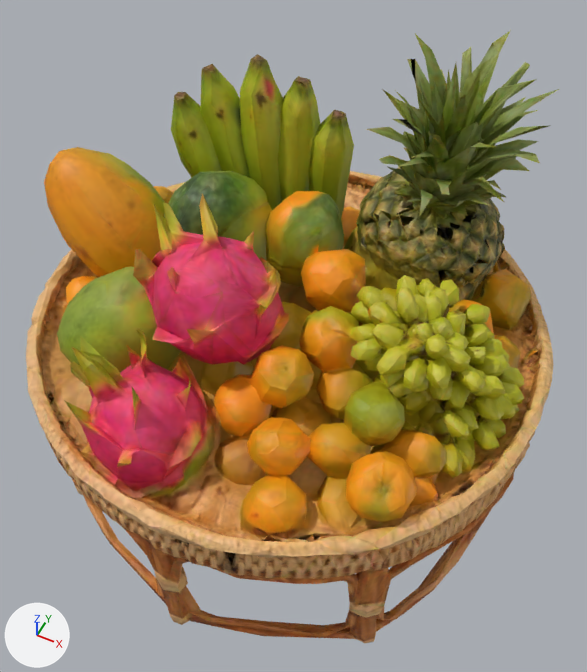
Before and after pictures for a commit that changed the glTF model assets/w3fruit.glb.
Rendered twice from a 50 mm camera at (0.22, -0.422, 0.707) aimed at (0.015, -0.01, 0.192). The axes (+X, +Y, +Z) are drawn at lower left. The lights are the same throughout. The first picture is the older version. Where no turn or scale is listed for an object, it has been applied to the vertices.

Objects in the first picture: 'output_unwrapped'.
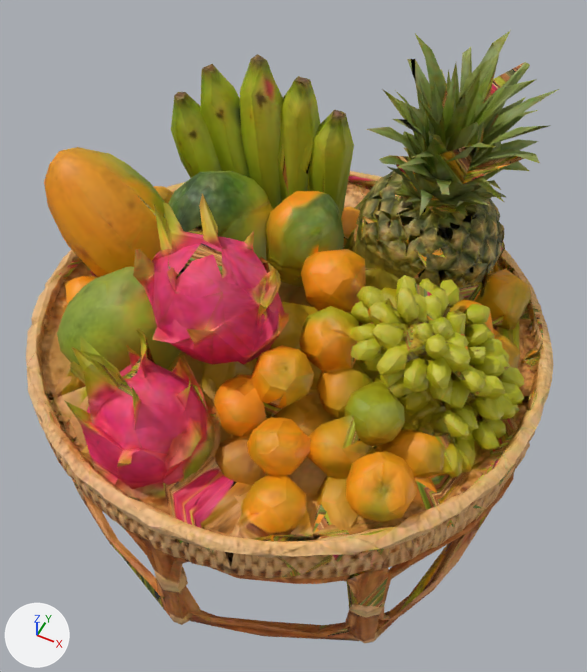
Changed parts and their boxes (x1, y1, x2, y2) in the pictures (587 x 672 px):
'w3fruit_far', added
    after: (27, 56, 549, 641)

The change, as a list of edits to the scene's bpy script:
```text
Add me_w3fruit_far:
    me_w3fruit_far.from_pydata(...)  # 1885 vertices, 4641 faces; spans x -0.225..0.225, y -0.217..0.217, z -0.201..0.201
    me_w3fruit_far.materials.append(mat_bakedmaterial)
Add ob_w3fruit_far:
    ob_w3fruit_far = bpy.data.objects.new('w3fruit_far', me_w3fruit_far)
    ob_w3fruit_far.location = (0.0, 0.0, 0.204)
```
